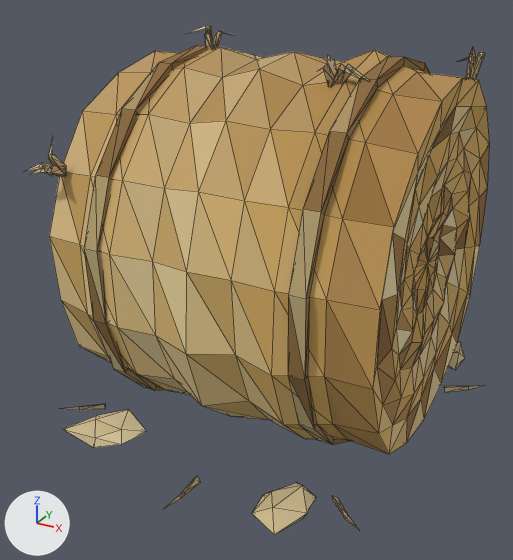
A saved change to the glTF model examples/generated/hf-wave2/haystack-full.glb.
Camera for both pictures: a 50 mm lens placed at (1.15, -2.36, 1.67), pointed at (-0.07, -0.14, 0.57). The axes (+X, +Y, +Z) are drawn at lower left. The lights are the same throughout. The older version comes first. Mesh edges are drawn as thin lines. Where no turn or scale is listed for an object, it has been applied to the vertices. Vertices at exactly the same position are counted once.

Before the edit, the objects in view are built like this:
```python
me_mesh_0 = bpy.data.meshes.new('Mesh_0')
me_mesh_0.from_pydata(...)  # 380 vertices, 756 faces; spans x -0.604..0.604, y -0.736..0.725, z 0.0..1.424
me_mesh_0.materials.append(mat_hf_wave2_straw)
me_mesh_1 = bpy.data.meshes.new('Mesh_1')
me_mesh_1.from_pydata(...)  # 144 vertices, 216 faces; spans x -0.403..0.403, y -0.717..0.72, z 0.008..1.407
me_mesh_1.materials.append(mat_hf_wave2_straw)
me_mesh_2 = bpy.data.meshes.new('Mesh_2')
me_mesh_2.from_pydata(...)  # 258 vertices, 350 faces; spans x -0.84..0.75, y -0.88..0.8, z 0.01..1.48
me_mesh_2.materials.append(mat_hf_wave2_straw)
ob_bale = bpy.data.objects.new('bale', me_mesh_0)
ob_bale.location = (0.0, 0.0, 0.0)
ob_loose_straw = bpy.data.objects.new('loose_straw', me_mesh_2)
ob_loose_straw.location = (0.0, 0.0, 0.0)
ob_twine = bpy.data.objects.new('twine', me_mesh_1)
ob_twine.location = (0.0, 0.0, 0.0)
```
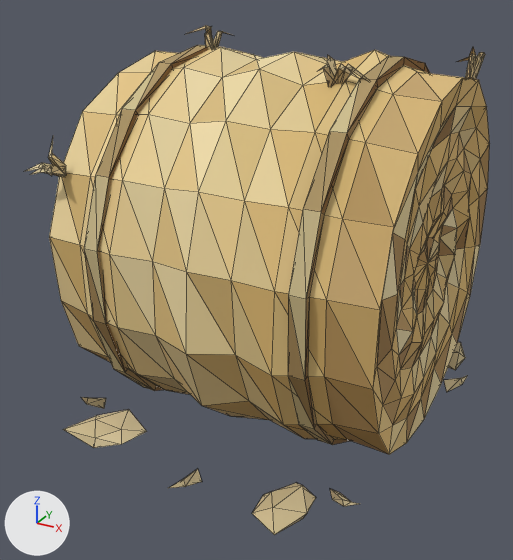
What differs and where, as boxes [x1, y1, x2, y2] in the pictures (513 x 560 px; the box of a moved part takes in the faces that stretch with it):
part 1 of me_mesh_0, recoloured: [49, 47, 485, 441] in both
part 2 of me_mesh_1, moved or reshaped: [135, 45, 208, 110] in both
part 3 of me_mesh_1, moved or reshaped: [347, 56, 425, 132] in both
part 4 of me_mesh_1, recoloured: [84, 45, 430, 442] in both
part 5 of me_mesh_2, deleted: before [444, 385, 484, 392]
part 6 of me_mesh_2, deleted: before [163, 476, 200, 510]
part 7 of me_mesh_2, deleted: before [62, 404, 105, 410]
part 8 of me_mesh_2, deleted: before [332, 496, 359, 530]
part 9 of me_mesh_2, added: after [81, 397, 359, 506]
part 10 of me_mesh_2, added: after [444, 375, 468, 392]
part 11 of me_mesh_2, recoloured: [26, 25, 485, 177] in both

Edits to the bpy script that builds the scene:
```text
Change me_mesh_0:
    where me_mesh_0.from_pydata(...)  # 380 vertices, 756 faces; spans x -0.604..0.604, y -0.736..0.725, z 0.0..1.424
    used by ob_bale; location = (0.0, 0.0, 0.0)
    me_mesh_0 part 1: 745 kept faces spanning x -0.604..0.604, y -0.736..0.725, z 0.0..1.424 get new vertex colours
Change me_mesh_1:
    where me_mesh_1.from_pydata(...)  # 144 vertices, 216 faces; spans x -0.403..0.403, y -0.717..0.72, z 0.008..1.407
    used by ob_twine; location = (0.0, 0.0, 0.0)
    me_mesh_1 part 2
    me_mesh_1.vertices[1].co: (-0.347, 0.0, 1.407) -> (-0.347, -0.251, 1.369)  # not seen -> pixel (171, 63)
    me_mesh_1.vertices[2].co: (-0.347, -0.251, 1.369) -> (-0.347, 0.0, 1.407)  # pixel (171, 63) -> not seen
    me_mesh_1 part 3
    me_mesh_1.vertices[73].co: (0.403, 0.0, 1.406) -> (0.403, -0.25, 1.364)  # pixel (404, 56) -> pixel (376, 79)
    me_mesh_1.vertices[74].co: (0.403, -0.25, 1.364) -> (0.403, 0.0, 1.406)  # pixel (376, 79) -> pixel (404, 56)
    me_mesh_1 part 4: 200 kept faces spanning x -0.403..0.403, y -0.717..0.72, z 0.008..1.407 get new vertex colours
Change me_mesh_2:
    used by ob_loose_straw; location = (0.0, 0.0, 0.0)
    remove me_mesh_2.from_pydata(...)  # 258 vertices, 350 faces; spans x -0.84..0.75, y -0.88..0.8, z 0.01..1.48
    add me_mesh_2.from_pydata(...)  # 258 vertices, 356 faces; spans x -0.76..0.67, y -0.82..0.77, z 0.01..1.48
    me_mesh_2 part 5: the loose piece of 7 vertices spanning x 0.6..0.75, y 0.29..0.41, z 0.02..0.05 is deleted
    me_mesh_2 part 6: the loose piece of 7 vertices spanning x -0.02..0.01, y -0.88..-0.7, z 0.02..0.04 is deleted
    me_mesh_2 part 7: the loose piece of 7 vertices spanning x -0.69..-0.57, y -0.65..-0.49, z 0.02..0.07 is deleted
    me_mesh_2 part 8: the loose piece of 7 vertices spanning x 0.45..0.6, y -0.68..-0.55, z 0.02..0.05 is deleted
    me_mesh_2 part 9: 21 vertices added at x -0.63..0.57, y -0.81..-0.48, z 0.03..0.12
    me_mesh_2 part 10: 7 vertices added at x 0.59..0.67, y 0.28..0.4, z 0.03..0.08
    me_mesh_2 part 11: 209 kept faces spanning x -0.67..0.6, y -0.69..0.66, z 1.02..1.48 get new vertex colours; the middle colour goes from beige #cdb88d to beige #cbb78b
    other edits to the shape of me_mesh_2 do not show in these pictures
```
